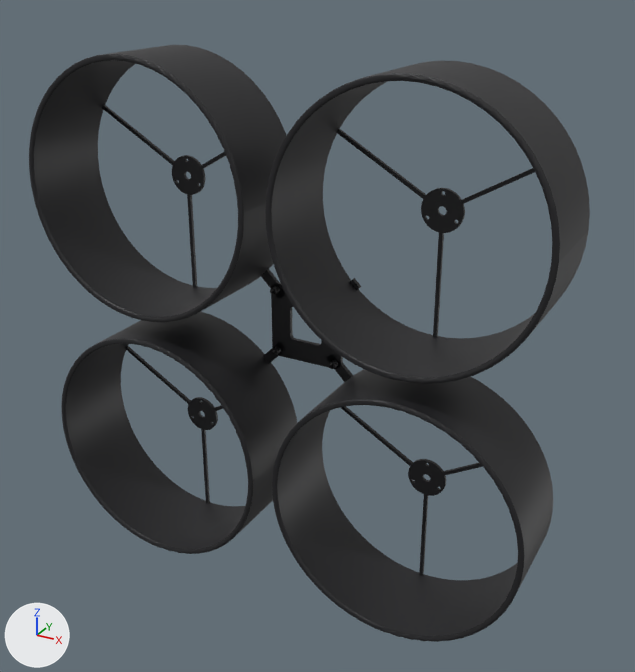
Renders of the glTF model web/public/models/parts/betafpv-pavo35.glb from each side of a commit.
Both versions are drawn from a 50 mm camera at (154.0, -272.0, 132.0) aimed at (10.0, -11.0, 2.0). Every picture has the same lights, and +X, +Y and +Z are marked at lower left. The first picture is the older version. Where no turn or scale is listed for an object, it has been applied to the vertices.

The first picture shows 'frame_centre', 'frame_duct_1', 'frame_duct_2', 'frame_duct_3', 'frame_duct_4', 'motor_mount_1', 'motor_mount_2', 'motor_mount_3', 'motor_mount_4' and 7 more.
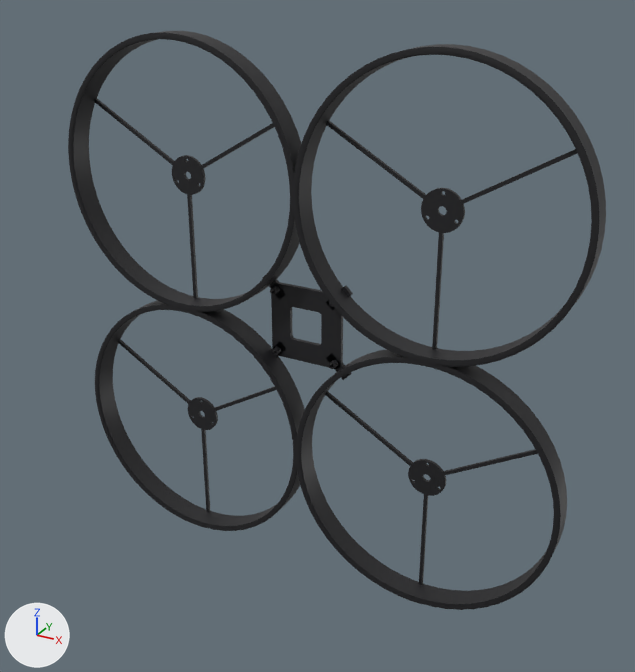
Where the newer file only moved an object's origin or applied its transform, the numbers keep the older frame.

Boxes [x1, y1, x2, y2] around the edits, measured in the pictures (635 x 672 px):
'frame_duct_1', moved, rescaled
    before: [265, 61, 590, 384]
    after: [293, 44, 606, 367]
'frame_duct_4', moved, rescaled
    before: [272, 369, 553, 642]
    after: [296, 349, 567, 610]
'frame_duct_2', moved, rescaled (9% narrower)
    before: [29, 45, 286, 322]
    after: [68, 31, 301, 312]
'frame_duct_3', moved, rescaled (11% narrower)
    before: [61, 311, 297, 554]
    after: [95, 300, 305, 531]

The change in detail:
Object 'frame_duct_1' (ob_frame_duct_1) moves from (52.4, -18.0, 52.3) to (52.3, -5.0, 52.3).
Object 'frame_duct_1' (ob_frame_duct_1) is rescaled from (0.00146, 0.000549, 0.00147) to (0.00162, 0.000153, 0.00162).
Object 'frame_duct_2' (ob_frame_duct_2) moves from (-52.3, -18.0, 52.3) to (-52.3, -5.0, 52.3).
Object 'frame_duct_2' (ob_frame_duct_2) is rescaled from (0.00146, 0.000549, 0.00147) to (0.00162, 0.000153, 0.00162).
Object 'frame_duct_3' (ob_frame_duct_3) moves from (-52.3, -18.0, -52.3) to (-52.3, -5.0, -52.3).
Object 'frame_duct_3' (ob_frame_duct_3) is rescaled from (0.00146, 0.000549, 0.00147) to (0.00162, 0.000153, 0.00162).
Object 'frame_duct_4' (ob_frame_duct_4) moves from (52.4, -18.0, -52.3) to (52.3, -5.0, -52.3).
Object 'frame_duct_4' (ob_frame_duct_4) is rescaled from (0.00146, 0.000549, 0.00147) to (0.00162, 0.000153, 0.00162).
